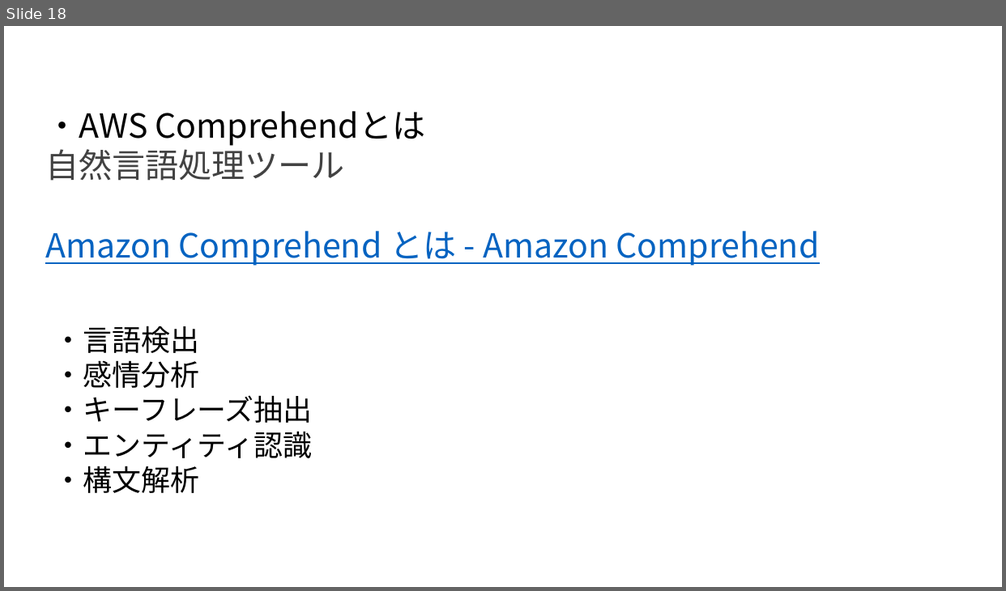
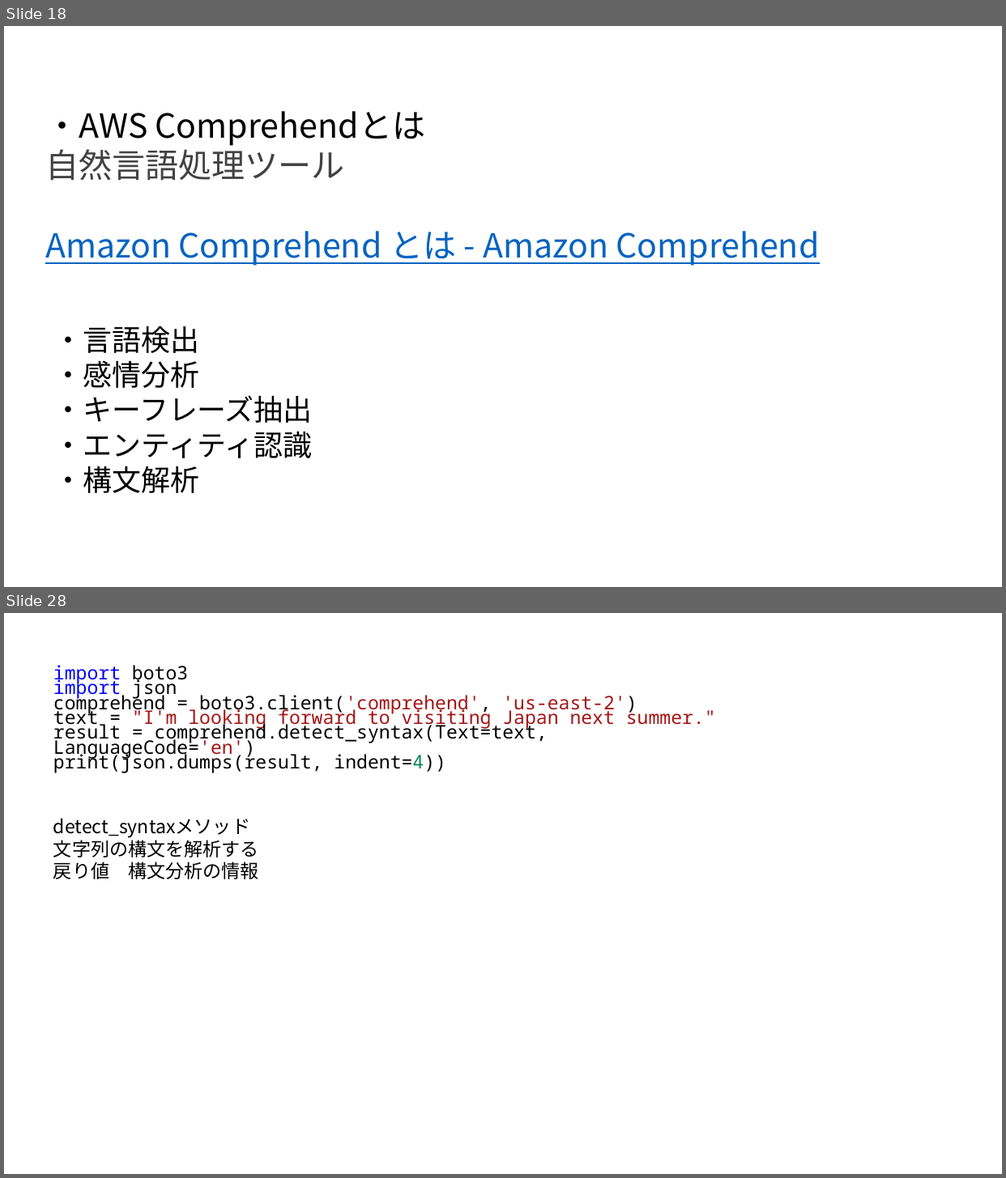
Before and after one commit to TokushigeJunya/test, a slide deck: AWS_AIサービス入門.pptx. Shown one above the other, each under a label of ours: slide 18 before the commit, slides 18 and 28 after it; the slides between them are not shown. The pictures are 1006x591 and 1006x1178 pixels, drawn with LibreOffice and Linux fonts; fonts in the diff are those of the drawing. Boxes give left, top, right and bottom in pixels: in the first picture for what was removed or moved away, otherwise in the second. Text is boxed around its words. In the diff, an @@ line names an element or a change of style, - is before the commit and + after.

```diff
--- a/AWS_AIサービス入門.pptx
+++ b/AWS_AIサービス入門.pptx
@@ slide 28 added at [4, 613, 1002, 1174], background #FFFFFF @@
@@ text added at [53, 665, 716, 773], 18 pt, text #000000 @@
+import boto3
+import json
+comprehend = boto3.client('comprehend', 'us-east-2')
+text = "I'm looking forward to visiting Japan next summer."
+result = comprehend.detect_syntax(Text=text, LanguageCode='en')
+print(json.dumps(result, indent=4))
@@ text added at [53, 818, 259, 879], 18 pt, text #000000 @@
+detect_syntaxメソッド
+文字列の構文を解析する
+戻り値 構文分析の情報
```
Also in this commit, not shown: 9 other slides added, 4 slides removed.
